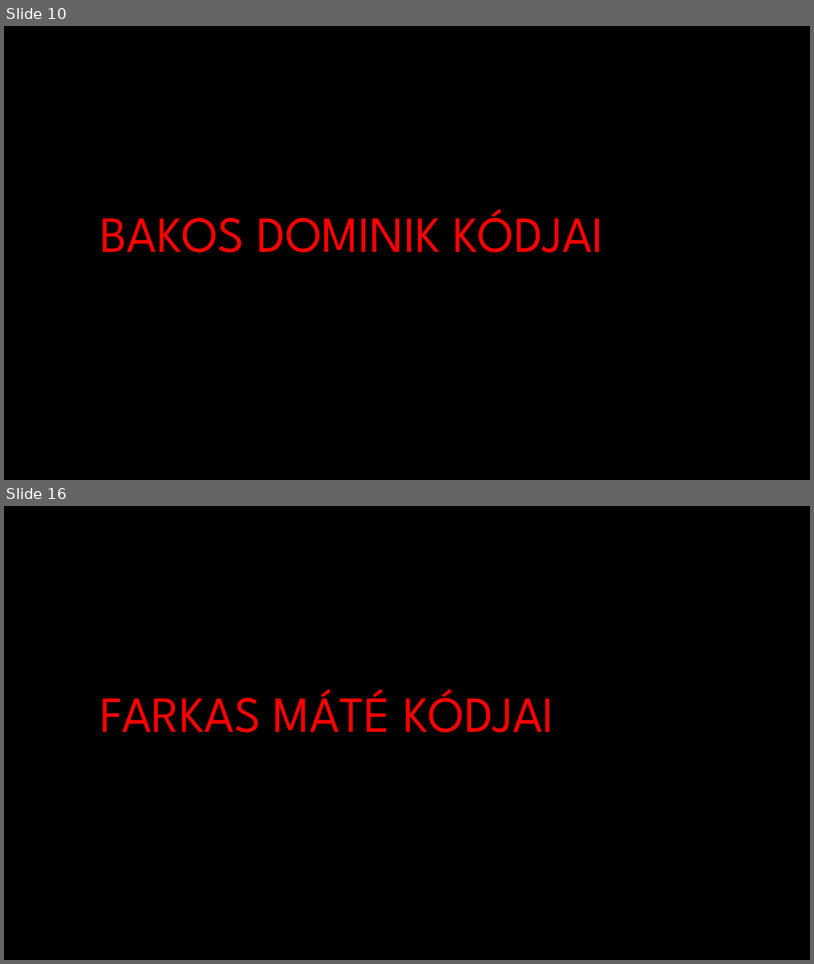
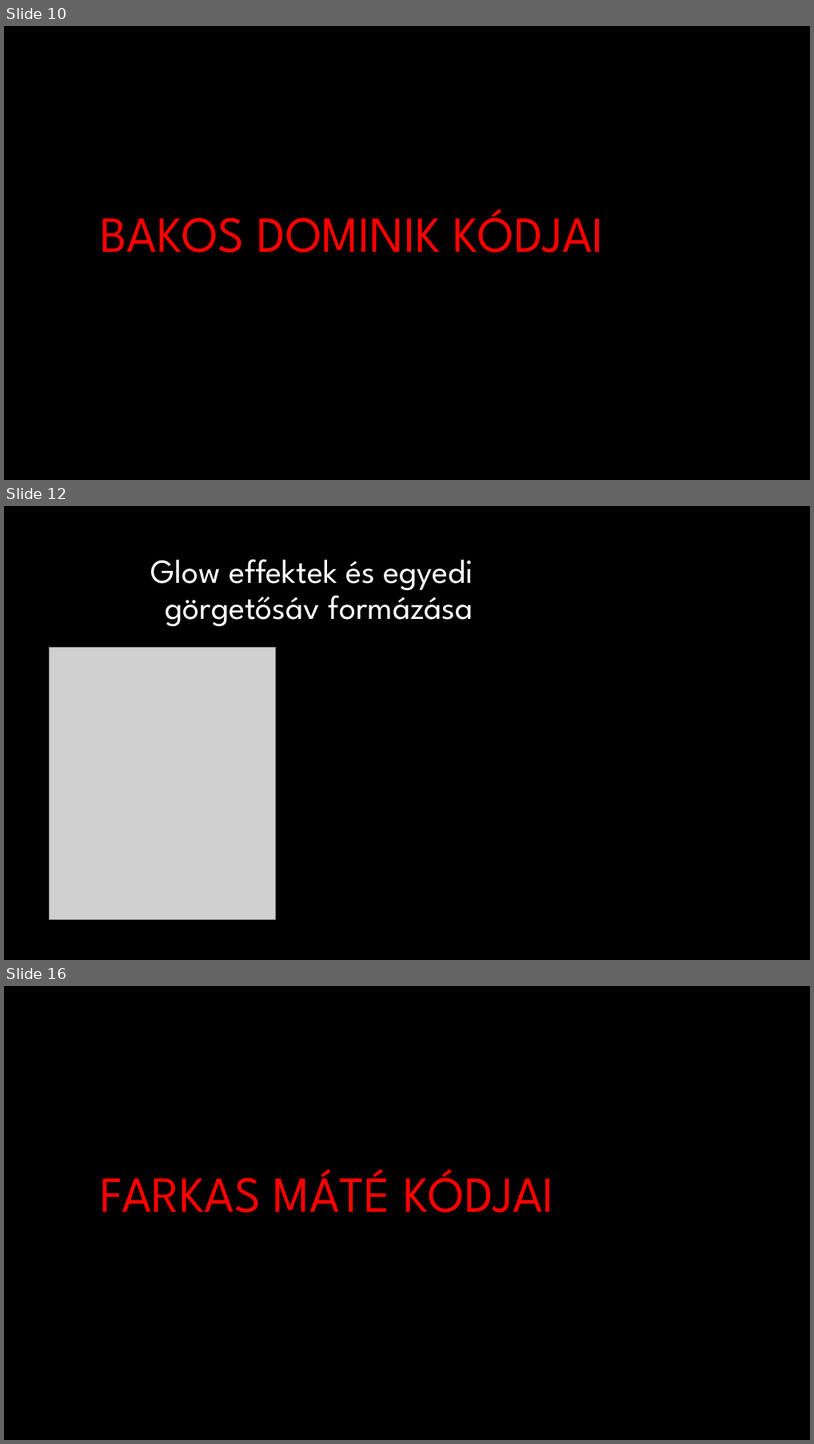
Before and after one commit to ookamim2007-source/D.A.T.M.-D-l-Alf-ldi-Tuning-M-hely.web-, a slide deck: DATM PPT.pptx. Shown one above the other, each under a label of ours: slides 10 and 16 before the commit, slides 10, 12 and 16 after it; the slides between them are not shown. The pictures are 814x964 and 814x1444 pixels, drawn with LibreOffice and Linux fonts; fonts in the diff are those of the drawing; grey boxes stand for pictures; background and template pictures are left out. Boxes give left, top, right and bottom in pixels: in the first picture for what was removed or moved away, otherwise in the second. Text is boxed around its words. In the diff, an @@ line names an element or a change of style, - is before the commit and + after.

```diff
--- a/DATM PPT.pptx
+++ b/DATM PPT.pptx
@@ slide 12 added at bbox=[4, 506, 810, 960], background #000000 @@
@@ title added at bbox=[150, 559, 474, 627], 40 pt, text #FFFFFF @@
+Glow effektek és egyedi görgetősáv formázása
@@ picture added at bbox=[50, 648, 276, 920] @@
```
Also in this commit, not shown: 2 other slides added, 3 slides removed.
